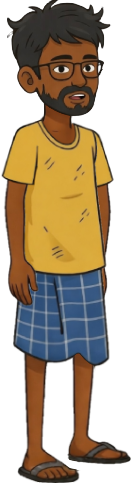
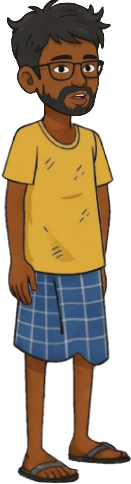
Layer changes from the first 131 × 484 image to the second:
added layer "C0 Head 10" above "C0 Head 9" over 7, 0, 112, 116
added layer "C0 Head 9" above "C0 Head 8" over 7, 0, 112, 116
added layer "C0 Head 8" above "C0 Head 7" over 7, 0, 112, 116
added layer "C0 Head 7" above "C0 Head 6" over 7, 0, 112, 116
added layer "C0 Head 6" above "C0 Head 5" over 7, 0, 112, 116
added layer "C0 Head 5" above "C0 Head 4" over 7, 0, 112, 116
added layer "C0 Head 4" above "C0 Head 3" over 7, 0, 112, 116
added layer "C0 Head 3" above "C0 Head 2" over 7, 0, 112, 116
painted on "C0 Head 2" over 7, 31, 12, 39
painted on "C0 Head 1" over 7, 27, 12, 39
painted on "C0 Head 0" over 7, 31, 12, 40
